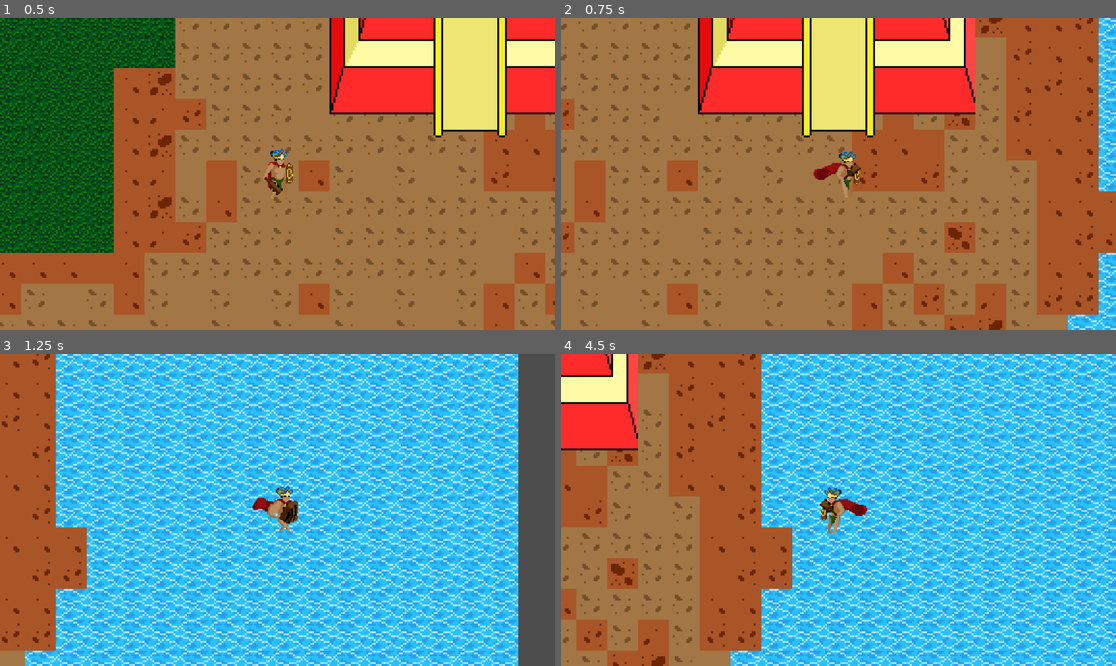
Above: before the commit, frames 1-4 (two rows, left to right).
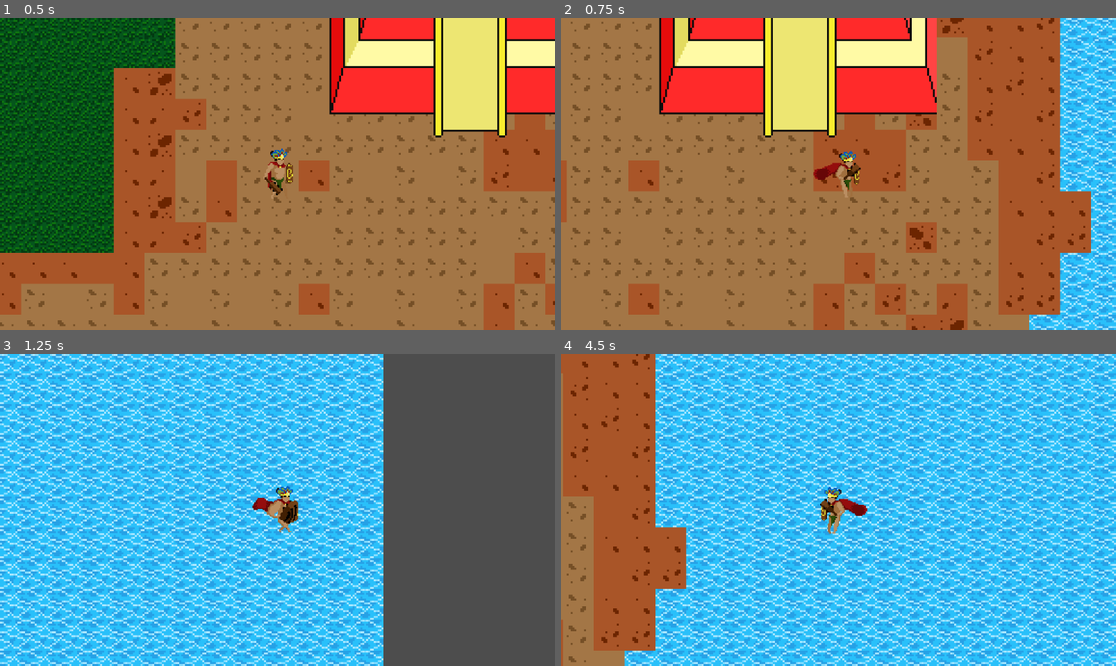
Above: after the commit, the same moments.

Repository: luisfreak100/To_Kichini_Publico
Game: Godot game, scene res://scenes/mapa.tscn
The game is run twice, just before and just after one commit, with the same random seed, the same clock (stepped at 60 frames per second) and the same inputs.
Inputs:
- Up to frame 1 (0.5 s): no input
- Up to frame 2 (0.75 s): hold Right (ui_right) from 0.53 s (still down)
- Up to frame 3 (1.25 s): keep holding Right (ui_right)
- Up to frame 4 (4.5 s): release Right (ui_right) at 1.28 s; hold Down (ui_down) 1.28-2.03 s; hold Right (ui_right) 2.03-2.78 s; hold Up (ui_up) 2.78-3.53 s; hold Left (ui_left) from 3.53 s (still down)

Frame 1 is identical in both runs. In frame 2, 45% of the frame differs, in the area x 0-100%, y 0-100%; in frame 3, 74%; in frame 4, 74%.

Commit message:
pruebas
a

Diff:
--- a/scripts/player.gd
+++ b/scripts/player.gd
@@ -1,6 +1,6 @@
 extends CharacterBody2D
 
-const speed = 500
+const speed = 600
 var current_dir = "none"
 
 func _ready():
Not shown, added: art/Tiles/Terreno_nivel_1.png.import
